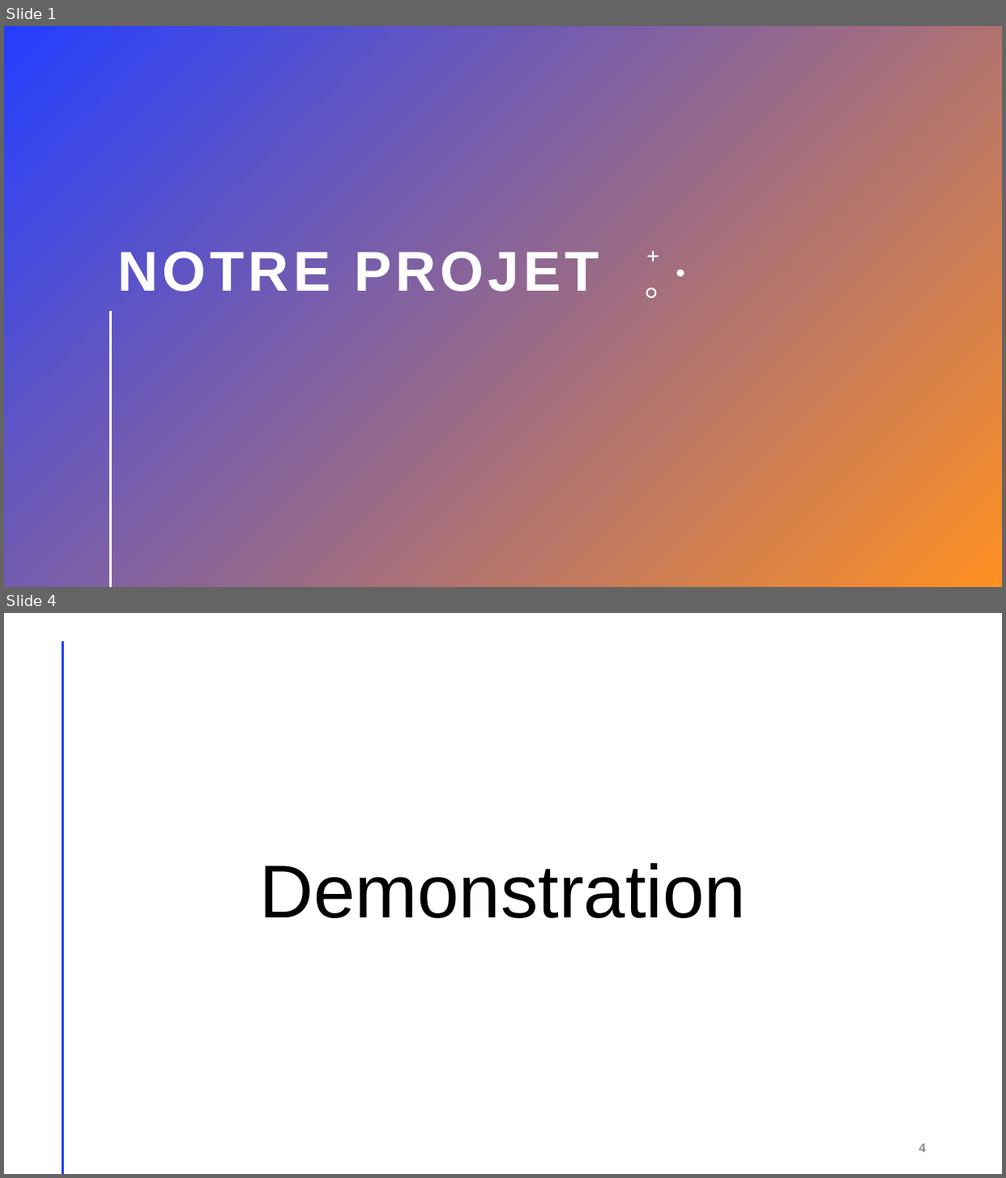
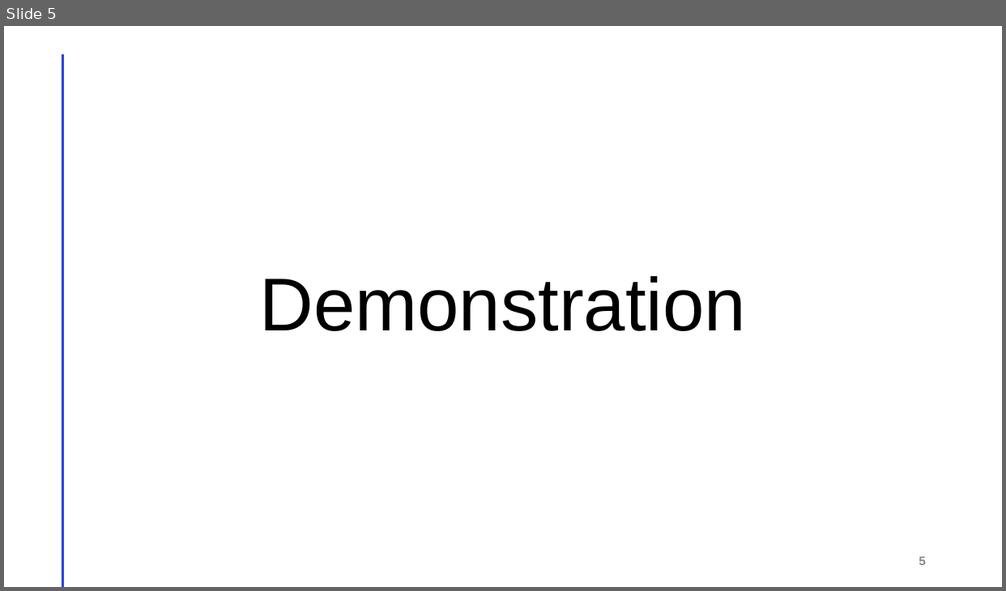
Before and after one commit to seiemens/snpt, a slide deck: doku/Notre Projet.pptx. Shown one above the other, each under a label of ours: slides 1 and 4 before the commit, slide 5 after it; the slides between them are not shown. The pictures are 1006x1178 and 1006x591 pixels, drawn with LibreOffice and Linux fonts; fonts in the diff are those of the drawing. Boxes give left, top, right and bottom in pixels: in the first picture for what was removed or moved away, otherwise in the second. Text is boxed around its words. In the diff, an @@ line names an element or a change of style, - is before the commit and + after.

```diff
--- a/doku/Notre Projet.pptx
+++ b/doku/Notre Projet.pptx
@@ slide 1 removed at (4, 26, 1002, 587), background gradient #243FFF to #FF9022 @@
@@ title removed at (117, 251, 599, 292) @@
-NOTRE PROJET
@@ freeform shape removed at (647, 250, 658, 262) @@
@@ freeform shape removed at (646, 288, 657, 298) @@
@@ freeform shape removed at (677, 269, 684, 277) @@
@@ line removed from (110, 312) to (110, 587) @@
@@ what was slide 4 is now slide 5 @@
@@ page number at (918, 557, 926, 565): text changed @@
-4
+5
```
Also in this commit, not shown: 3 slides changed, 1 slide added, 1 other file.
